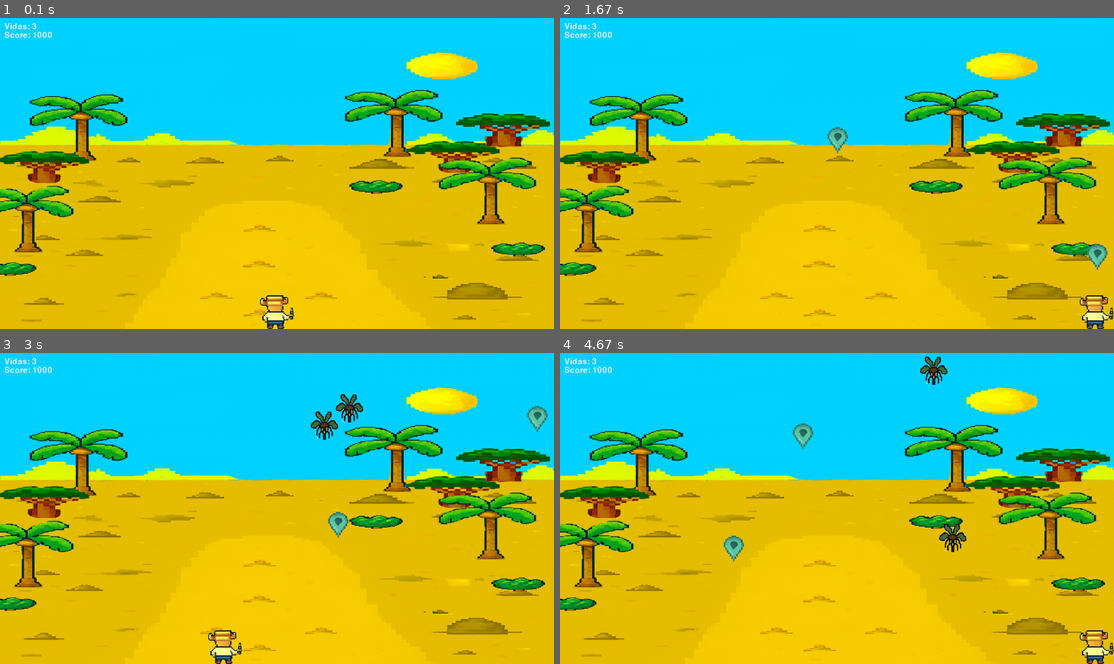
Above: before the commit, frames 1-4 (two rows, left to right).
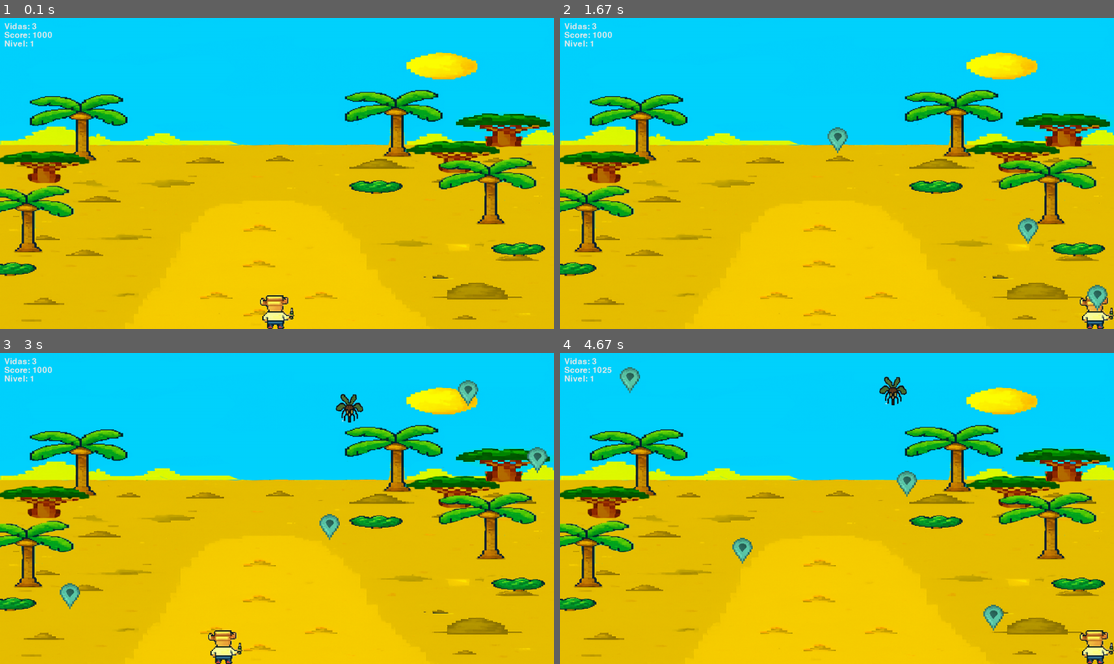
Above: after the commit, the same moments.

Repository: sebasmujica/ZP-PENGU
Game: pygame game, started from main.py
The game is run twice, just before and just after one commit, with the same random seed, the same clock (stepped at 60 frames per second) and the same inputs.
Inputs:
- Up to frame 1 (0.1 s): no input
- Up to frame 2 (1.67 s): tap Space at 0.33, 0.73, 1.03, 1.23, 1.53 s; hold D 0.67-1.13 s; hold D 1.17-1.63 s
- Up to frame 3 (3 s): hold A 1.67-2.2 s; tap Space at 1.73, 2.03, 2.3, 2.6, 2.73 s; hold A 2.23-2.63 s; hold D from 2.67 s (still down)
- Up to frame 4 (4.67 s): tap Space at 3.03, 3.4, 3.7, 3.9, 4.2, 4.4 s; release D at 3.3 s; hold A 3.33-3.8 s; hold D 3.83-4.3 s; hold D from 4.33 s (still down)

The runs differ from the first frame. In frame 1, less than 0.1% of the frame differs, in the area x 0-6%, y 7-10%; in frame 2, 0.7%; in frame 3, 1.4%; in frame 4, 1.9%, in the area x 0-81%, y 0-90%.

Commit message:
mejoras realizadas

Diff:
--- a/main.py
+++ b/main.py
@@ -5,6 +5,7 @@
 from mosquito import Mosquito
 from explosion import Explosion
 from avion import Avion, Avion_IAE
+from power_up import PowerUp
 
 
 pygame.init()
@@ -23,6 +24,7 @@
 grupo_jugador.add(jugador)
 
 grupo_mosquito = pygame.sprite.Group()
+grupo_power_up = pygame.sprite.Group()
 
 # Evento que se dispara cada 2 segundo
 spaw_mosquito_time = 2000
@@ -42,6 +44,12 @@
 SPAWN_AVION_IAE = pygame.USEREVENT + 3
 pygame.time.set_timer(SPAWN_AVION_IAE,16000)
 
+SUBIR_NIVEL = pygame.USEREVENT + 5
+pygame.time.set_timer(SUBIR_NIVEL,10000)
+
+SPAWN_POWER_UP = pygame.USEREVENT + 6
+pygame.time.set_timer(SPAWN_POWER_UP,20000)
+
 
 def dibujar_vidas(surface, vidas):
     fuente = pygame.font.SysFont(None, 28)
@@ -53,9 +61,18 @@
     txt = fuente.render(f"Score: {score}", True, (235,235,235))
     surface.blit(txt, (10, 30))
 
+def dibujar_nivel(surface, nivel):
+    fuente = pygame.font.SysFont(None, 28)
+    txt = fuente.render(f"Nivel: {nivel}", True, (235,235,235))
+    surface.blit(txt, (10, 50))
+
+
+
 score = 1000
+nivel_actual = 1
 
 while running:
+    j = grupo_jugador.sprite
 
     for event in pygame.event.get():
         #print(event)
@@ -63,9 +80,9 @@
         if event.type == pygame.QUIT:
             running = False
         elif event.type == SPAWN_MOSQUITO:
-            mosquito = Mosquito()
-            mosquito_2 = Mosquito()
-            grupo_mosquito.add(mosquito,mosquito_2)
+            for nivel in range(nivel_actual):
+                mosquito = Mosquito()
+                grupo_mosquito.add(mosquito)
         elif event.type ==  SPAWN_AVION:
             avion = Avion()
             grupo_avion.add(avion)
@@ -78,6 +95,13 @@
             else:
                 spaw_mosquito_time = 1500
             print(spaw_mosquito_time)
+        elif event.type == SUBIR_NIVEL:
+            nivel_actual += 1
+        elif event.type == SPAWN_POWER_UP:
+            power_up = PowerUp()
+            grupo_power_up.add(power_up)
+
+
 
 
     #Updating
@@ -85,22 +109,28 @@
     grupo_mosquito.update()
     grupo_explosion.update()
     grupo_avion.update()
+    grupo_power_up.update()
 
 
     #Detecta colision
     hits = pygame.sprite.groupcollide(grupo_jugador.sprite.lasers_group,grupo_mosquito, True,True)
     for _,enemigos_tocados in hits.items():
         for enemigo in enemigos_tocados:
+            score += 25
             grupo_explosion.add(Explosion(
                 enemigo.rect.center,
                 size=(100,100)
             ))
 
-    j = grupo_jugador.sprite
     if j:
         hit = pygame.sprite.spritecollide(j, grupo_mosquito, True, collided=pygame.sprite.collide_mask)
+        hit_power_up = pygame.sprite.spritecollide(j, grupo_power_up, True, collided=pygame.sprite.collide_mask)
         if hit and not j.esta_invensible():
             j.recibir_daño()
+        elif hit_power_up:
+            j.laser_delay -= 50
+            print("delay reducido", j.laser_delay)
+
     if j and j.vidas <= 0 or score <= 0:
         running = False
 
@@ -120,12 +150,14 @@
 
     grupo_jugador.sprite.lasers_group.draw(screen)
     grupo_avion.draw(screen)
+    grupo_power_up.draw(screen)
     grupo_mosquito.draw(screen)
     grupo_explosion.draw(screen)
 
     if j:
         dibujar_vidas(screen,j.vidas)
         dibujar_score(screen,score)
+        dibujar_nivel(screen,nivel_actual)
 
 
     pygame.display.flip()
--- a/player.py
+++ b/player.py
@@ -17,7 +17,7 @@
         self.lasers_group = pygame.sprite.Group()
         self.laser_ready = True
         self.laser_time = 0
-        self.laser_delay = 800
+        self.laser_delay = 500
         self.vidas = 3
         self.inv_hasta = 0
 
--- /dev/null
+++ b/power_up.py
@@ -0,0 +1,30 @@
+import pygame, random
+
+
+class PowerUp(pygame.sprite.Sprite):
+    def __init__(self) -> None:
+        super().__init__()
+        self.image = pygame.image.load("imagenes/repelente.png").convert_alpha()
+        self.image = pygame.transform.scale(self.image,(80,80))
+
+        # 📍 Zona visible del fondo
+        self.limite_izq = 256
+        self.limite_der = 1024
+
+
+        # 🎯 Nacimiento dentro del rango del fondo (no en el aire lateral)
+        pos_x = random.randint(self.limite_izq + 50, self.limite_der - 50)
+        pos_y = random.randint(-150, -50)
+        self.rect = self.image.get_rect(center=(pos_x, pos_y))
+
+        # 🔄 Movimiento random
+        self.velocidad_y = random.randint(2, 5)
+        self.velocidad_x = random.choice([-1, 1]) * random.uniform(1, 2)
+
+    def update(self):
+        self.rect.y += self.velocidad_y
+        self.rect.x += int(self.velocidad_x)
+
+        # 🔁 Rebote lateral solo dentro del fondo visible
+        if self.rect.left <= self.limite_izq or self.rect.right >= self.limite_der:
+            self.velocidad_x *= -1
